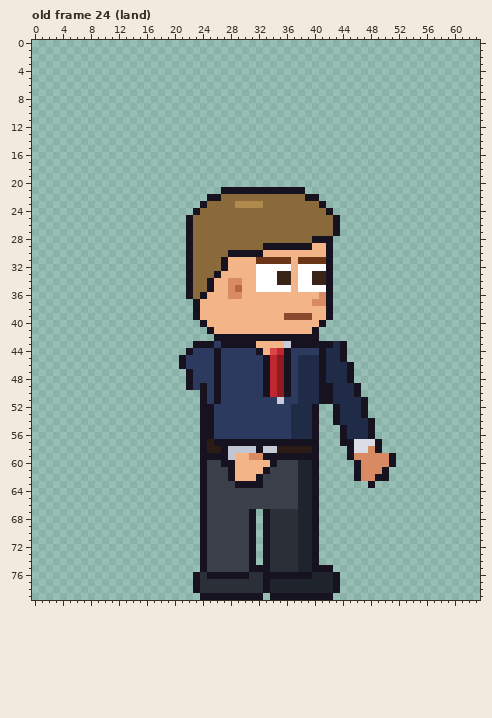
File history of a pixel-art file, sprites/staff/sales_vic_right_anim.aseprite. Above: the version before the commit.
64x80 pixels, 123 frames. Colours within 5 levels of each other are drawn and written as one. Shown: old frame 24 (land). The commit also changed other frames, which this record leaves out.
Now the later version:
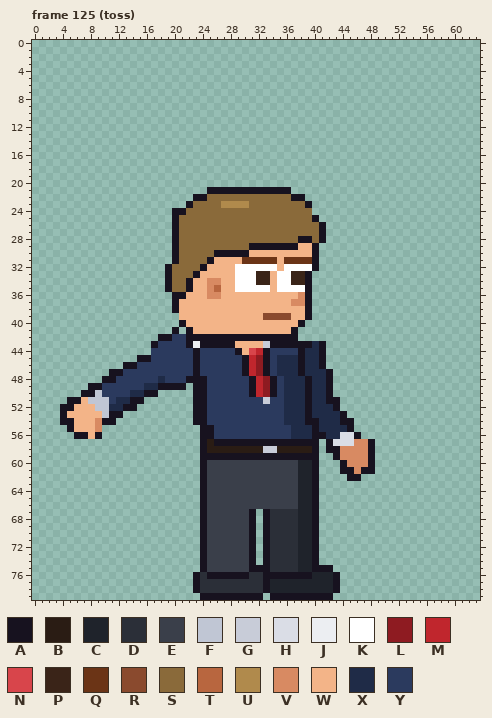
Palette (. is transparent): A #17121f  B #2a1c14  C #1f232b  D #2b2f38  E #3a3f4a  F #c0c6d4  G #c8ccd8  H #dadde6  J #eceef2  K #ffffff  L #8e1b21  M #c0262d  N #d8454b  P #3a2418  Q #6b3416  R #8a4a2e  S #8a6a3a  T #b8663f  U #b08a4c  V #d88a62  W #f3b488  X #1f2b47  Y #2b3a5e
A new or re-ordered frame is compared with the old frame closest to it.
Difference:
frames 123 -> 129
--- frame 125 (toss) is new; against old frame 24 (land)
@@ x 0..63 @@
 20 ................................................................
-21 ...........................AAAAAAAAAAAA.........................
-22 .........................AASSSSSSSSSSSSAA.......................
-23 ........................ASSSSUUUUSSSSSSSSA......................
-24 .......................ASSSSSSSSSSSSSSSSSSA.....................
-25 ......................ASSSSSSSSSSSSSSSSSSSSA....................
-26 ......................ASSSSSSSSSSSSSSSSSSSSA....................
-27 ......................ASSSSSSSSSSSSSSSSSSSSA....................
-28 ......................ASSSSSSSSSSSSSSSSSAAA.....................
-29 ......................ASSSSSSSSSSAAAAAAAWWA.....................
-30 ......................ASSSSSAAAAAWWWWWWWWWA.....................
-31 ......................ASSSSAWWWWQQQQQWQQQQA.....................
-32 ......................ASSSSAWWWWKKKKKWKKKKA.....................
-33 ......................ASSSAWWWWWKKKPPWKKPPA.....................
-34 ......................ASSAWWVVWWKKKPPWKKPPA.....................
-35 ......................ASSAWWVTWWKKKKKWKKKKA.....................
-36 ......................ASAWWWVVWWWWWWWWWWWVA.....................
-37 .......................AWWWWWWWWWWWWWWWWVVA.....................
-38 .......................AWWWWWWWWWWWWWWWWWWA.....................
-39 .......................AWWWWWWWWWWWWRRRRWWA.....................
-40 ........................AWWWWWWWWWWWWWWWWA......................
-41 .........................AWWWWWWWWWWWWWWA.......................
-42 ..........................AAAAAAAAAAAAAAA.......................
-43 .......................AAAYAAAAAWWWWGAAAAAAXA...................
-44 ......................AYYYAYYYYYAWNMAYYYYAXXA...................
-45 .....................AYYYYAYYYYYYAMLAYXXXAXXA...................
-46 .....................AYYYYAYYYYYYAMLAYXXXAXXXA..................
-47 ......................AYYYAYYYYYYAMLAYXXXAXXXA..................
-48 ......................AYYYAYYYYYYAMLAYXXXAXXXA..................
-49 ......................AYAYAYYYYYYAMLAYXXXAAXXXA.................
-50 ........................AYAYYYYYYAMLAYXXXAAXXXA.................
-51 ........................AYAYYYYYYYYGYYXXXAAXXXXA................
-52 ........................AAYYYYYYYYYYYXXXA..AXXXA................
-53 ........................AAYYYYYYYYYYYXXXA..AXXXA................
-54 ........................AAYYYYYYYYYYYXXXA..AXXXXA...............
-55 ........................AAYYYYYYYYYYYXXXA...AXXXA...............
-56 ........................AAYYYYYYYYYYYXXXA...AXXXA...............
-57 ........................ABAAAAAAAAAAAAAAA...AAHHHA..............
-58 ........................ABBAFFFFAGGBBBBBA....AHHVA..............
-59 ........................AAAAFWWVVAAAAAAAA....AVVVVVA............
-60 ........................AEEAAWWWWWAEEECCA.....AVVVVA............
-61 ........................AEEEAWWWWAEEEECCA.....AVVVA.............
-62 ........................AEEEAWWWAEEEEECCA.....AVVAA.............
-63 ........................AEEEEAAAAEEEEECCA.......A...............
+21 .........................AAAAAAAAAAAA...........................
+22 .......................AASSSSSSSSSSSSAA.........................
+23 ......................ASSSSUUUUSSSSSSSSA........................
+24 ....................AASSSSSSSSSSSSSSSSSS........................
+25 ....................ASSSSSSSSSSSSSSSSSSSA.......................
+26 ....................ASSSSSSSSSSSSSSSSSSSSA......................
+27 ....................ASSSSSSSSSSSSSSSSSSSSA......................
+28 ....................ASSSSSSSSSSSSSSSSSAASA......................
+29 ....................ASSSSSSSSSSAAAAAAAWWA.......................
+30 ....................ASSSSSAAAAAWWWWWWWWWA.......................
+31 ....................ASSSSAWWWWQQQQQWQQQQA.......................
+32 ...................ASSSSAWWWWKKKKKKWKKKKA.......................
+33 ...................ASSSAWWWWWKKKPPWKKPPA........................
+34 ...................ASSAWWVVWWKKKPPWKKPPA........................
+35 ...................ASSAWWVTWWKKKKKWKKKKA........................
+36 ....................AAWWWVVWWWWWWWWWWWVA........................
+37 ....................AWWWWWWWWWWWWWWWWVVA........................
+38 ....................AWWWWWWWWWWWWWWWWWWA........................
+39 .....................WWWWWWWWWWWWRRRRWWA........................
+40 .....................AWWWWWWWWWWWWWWWWA.........................
+41 ....................A.AWWWWWWWWWWWWWWA..........................
+42 ..................AAYYAAAAAAAAAAAAAAAA..........................
+43 .................AYYYYAJAAAAAWWWWGAAAAAAXA......................
+44 .................YYYYYYAYYYYYAWNMAYYYYAXXA......................
+45 ...............AAYYYYYYAYYYYYYAMLAYXXXAXXA......................
+46 .............AAYYYYYYYYAYYYYYYAMLAYXXXAXXA......................
+47 ...........AAYYYYYYYYYYAYYYYYYAMLAYXXXAXXXA.....................
+48 ..........AAYYYYYYXYYYAAAYYYYYYAMLAYXXXAXXA.....................
+49 ........AAYYYYYYXXAAAA.AAYYYYYYAMLAYXXXAXXA.....................
+50 .......AAFYYYYXXAA.....AAYYYYYYAMLAYXXXAXXA.....................
+51 .....AAWFFFYXXAA.......AAYYYYYYYYGYYXXXAXXAA....................
+52 ....AAWWWFFXXAA........AAYYYYYYYYYYYXXXAXXXA....................
+53 ....AWWWWWFAA..........AAYYYYYYYYYYYXXXAXXXXA...................
+54 ....AAWWWVAA...........AAYYYYYYYYYYYXXXAAXXXAA..................
+55 .....AWWWV..............AAYYYYYYYYYYYXXXAXXXXA..................
+56 ......AAWA..............AAYYYYYYYYYYYXXXAAXXHHA.................
+57 ........................ABAAAAAAAAAAAAAAA.AHHHVVA...............
+58 ........................ABBBBBBBBGGBBBBBA.AAVVVVA...............
+59 ........................AAAAAAAAAAAAAAAAA..AVVVVA...............
+60 ........................AEEEEEEEEEEEEECCA...AVVVA...............
+61 ........................AEEEEEEEEEEEEECCA...AAVAA...............
+62 ........................AEEEEEEEEEEEEECCA....AA.................
+63 ........................AEEEEEEEEEEEEECCA.......................
 64 ........................AEEEEEEEEEEEEECCA.......................
Boxes around the changes in both pictures, in picture pixels (x1, y1, x2, y2):
changed: (60, 187, 396, 488)
